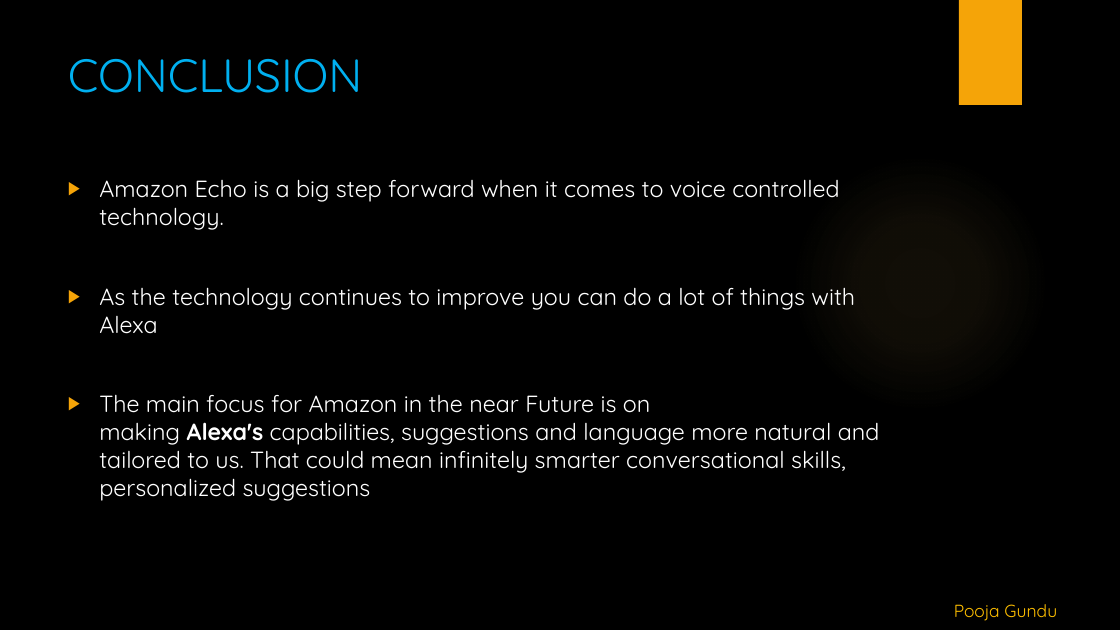
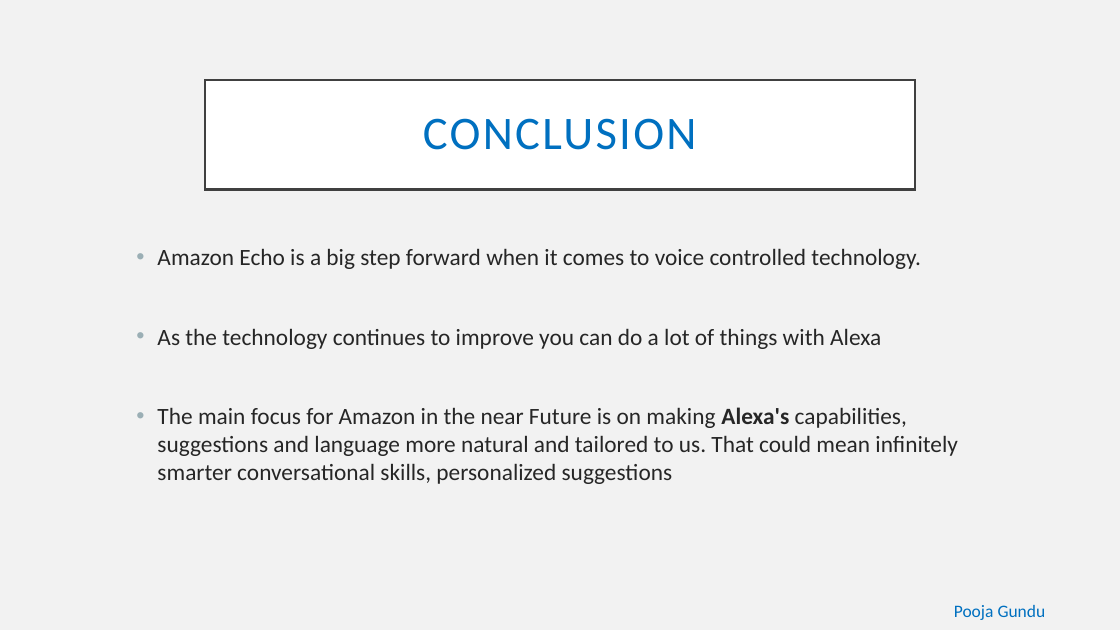
Before and after one commit to alekhyajaddu/alexa-project, a slide deck: slide 17 of Alexa ppt.pptx. Drawn at 1120x630 pixels with LibreOffice and Linux fonts; fonts in the diff are those of the drawing; background and template pictures are left out. Boxes give left, top, right and bottom in pixels: in the first picture for what was removed or moved away, otherwise in the second. Text is boxed around its words. In the diff, an @@ line names an element or a change of style, - is before the commit and + after.

```diff
--- a/Alexa ppt.pptx
+++ b/Alexa ppt.pptx
@@ background picture (left out) to #F2F2F2 @@
@@ rectangle removed at (959,0,1022,105) @@
@@ title "CONCLUSION": place and size @@
-title "CONCLUSION" at (68,59,363,93)
+title "CONCLUSION" at (205,80,915,189)
@@ title "CONCLUSION" at (205,80,915,189): font Quicksand to Calibri, text colour #00B0F0 to #0070C0, letter spacing 0 to 2 pt; alignment left to centre; line spacing 1 to 0.9; vertical alignment top to middle; fill none to #FFFFFF; outline none to #404040 2.5 pt @@
@@ ellipse removed at (791,154,1049,413) @@
@@ text "Amazon Echo is a big ...": place and size @@
-text "Amazon Echo is a big ..." at (99,179,880,501)
+text "Amazon Echo is a big ..." at (157,248,958,484)
@@ text "Amazon Echo is a big ..." at (157,248,958,484): font Quicksand to Calibri, text colour #FFFFFF to #262626; bullet ▶ to •; bullet colour #F5A408 to #9BAFB5 @@
@@ text "Pooja Gundu" at (954,605,1046,620): font Quicksand to Calibri, text colour #FFC000 to #0070C0 @@
```
Also in this commit, not shown: 18 other slides changed.
